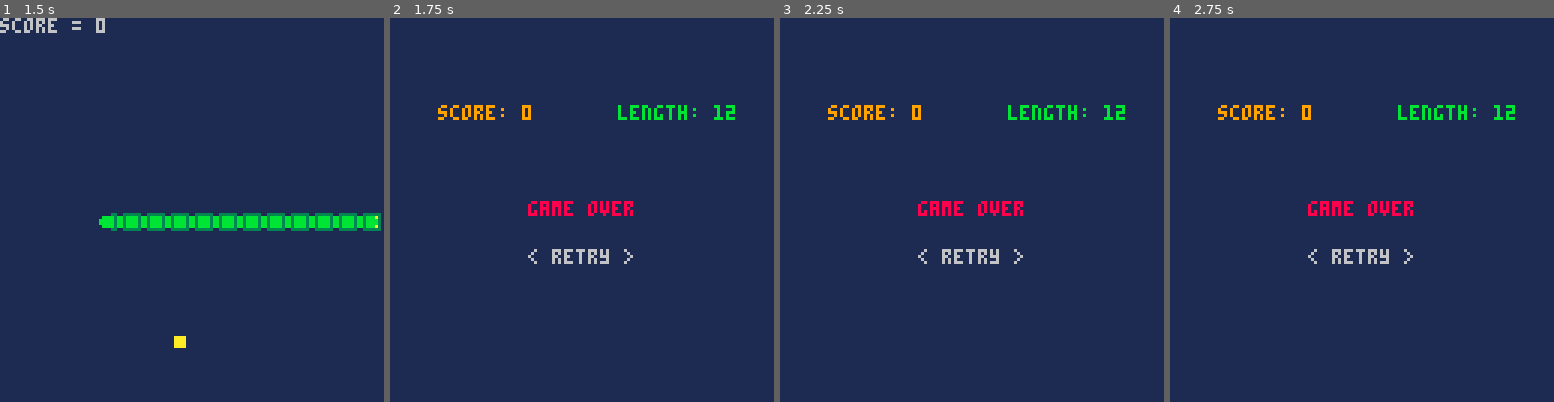
Above: before the commit, frames 1-4 (left to right).
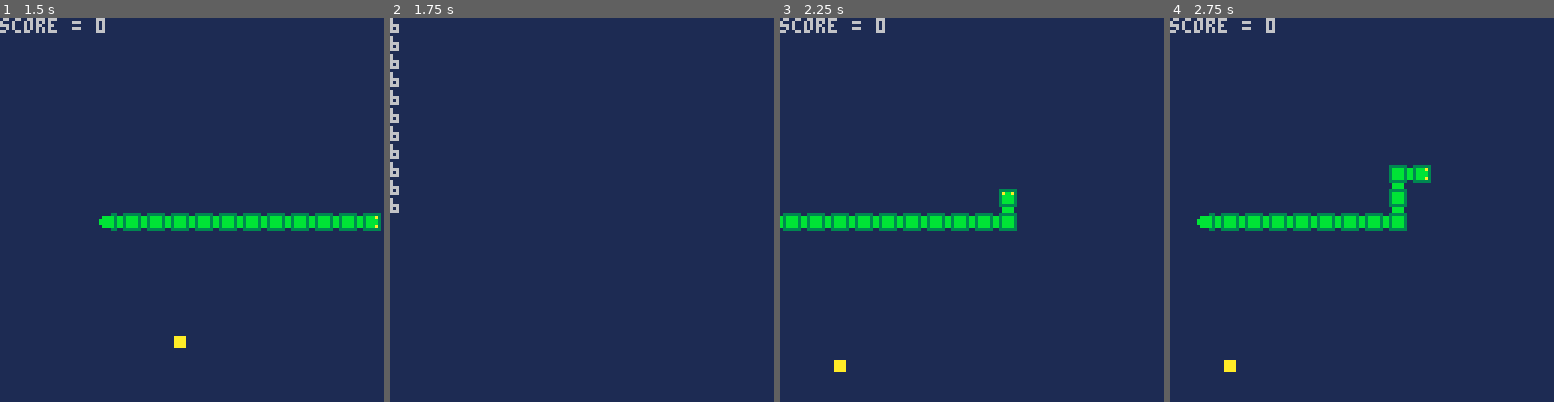
Above: after the commit, the same moments.

Repository: kakardo/Pico-8
Game: PICO-8 cartridge game carts/01 grone orm (snake clone)/snake.p8
Two runs of this game, one before a commit and one after it. Both use one fixed random seed, a clock stepped at 60 frames per second and the inputs below.
Inputs:
- Up to frame 1 (1.5 s): tap X (X key) at 0.33, 1.07 s; tap O (Z key) at 0.7 s
- Up to frame 2 (1.75 s): hold Right from 1.6 s (still down); tap O (Z key) at 1.7 s
- Up to frame 3 (2.25 s): tap X (X key) at 1.85 s; release Right at 2.1 s; tap O (Z key) at 2.1 s; hold Up from 2.15 s (still down)
- Up to frame 4 (2.75 s): release Up at 2.42 s; hold Right from 2.47 s (still down); tap O (Z key) at 2.5 s

Frame 1 is identical in both runs. In frame 2, 2.4% of the frame differs, in the area x 0-90%, y 0-65%; in frame 3, 5.0%; in frame 4, 5.2%, in the area x 0-90%, y 0-93%.

Commit message:
Restart works, but have ugly artifacting during restarts.

Diff:
--- a/game carts/01 grone orm (snake clone)/main.lua
+++ b/game carts/01 grone orm (snake clone)/main.lua
@@ -87,7 +87,11 @@
 		draw_snake()
 		draw_fruit()
 	else
-		print_ui()
+		if btn(4) or btn(5) then
+    	init_game()
+    else
+			print_ui()
+		end
 	end
 end
 
